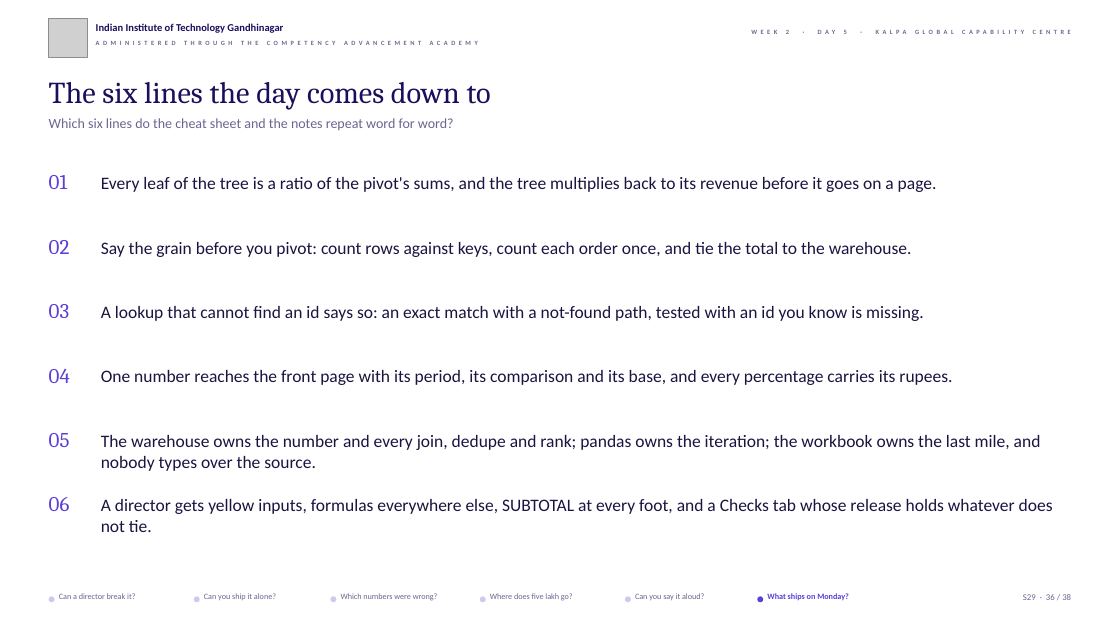
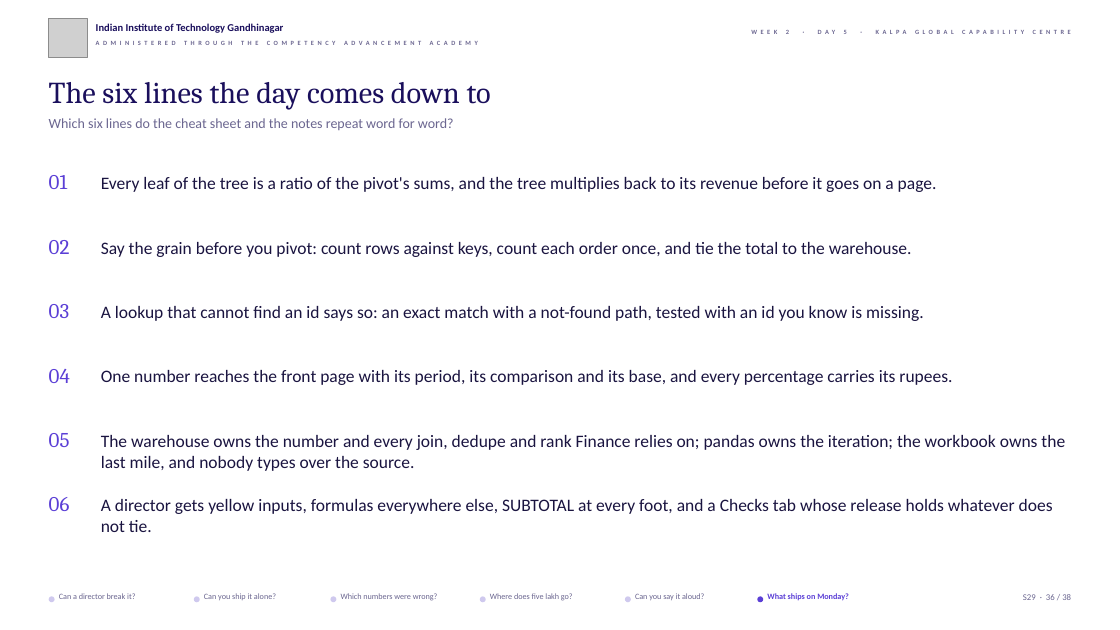
Before and after one commit to fde-academy-lab/c2-content-factory, a slide deck: slide 36 of content/W02/D5/slides/C2_W02_D05_half2_STUDENT.pptx. Drawn at 1120x630 pixels with LibreOffice and Linux fonts; fonts in the diff are those of the drawing; grey boxes stand for pictures; background and template pictures are left out. Boxes give left, top, right and bottom in pixels: in the first picture for what was removed or moved away, otherwise in the second. Text is boxed around its words. In the diff, an @@ line names an element or a change of style, - is before the commit and + after.

```diff
--- a/content/W02/D5/slides/C2_W02_D05_half2_STUDENT.pptx
+++ b/content/W02/D5/slides/C2_W02_D05_half2_STUDENT.pptx
@@ text at bbox=[101, 435, 1065, 471]: text changed @@
-The warehouse owns the number and every join, dedupe and rank; pandas owns the iteration; the workbook owns the last mile, and nobody types over the source.
+The warehouse owns the number and every join, dedupe and rank Finance relies on; pandas owns the iteration; the workbook owns the last mile, and nobody types over the source.
```
Also in this commit, not shown: 9 other files.
